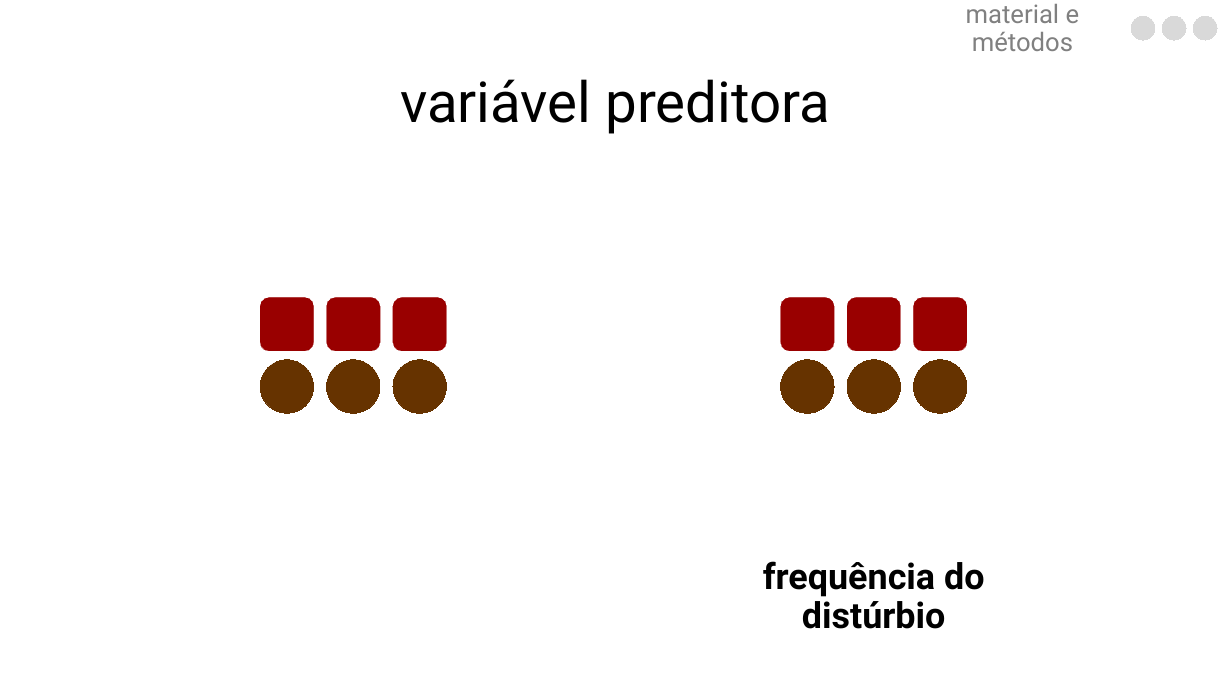
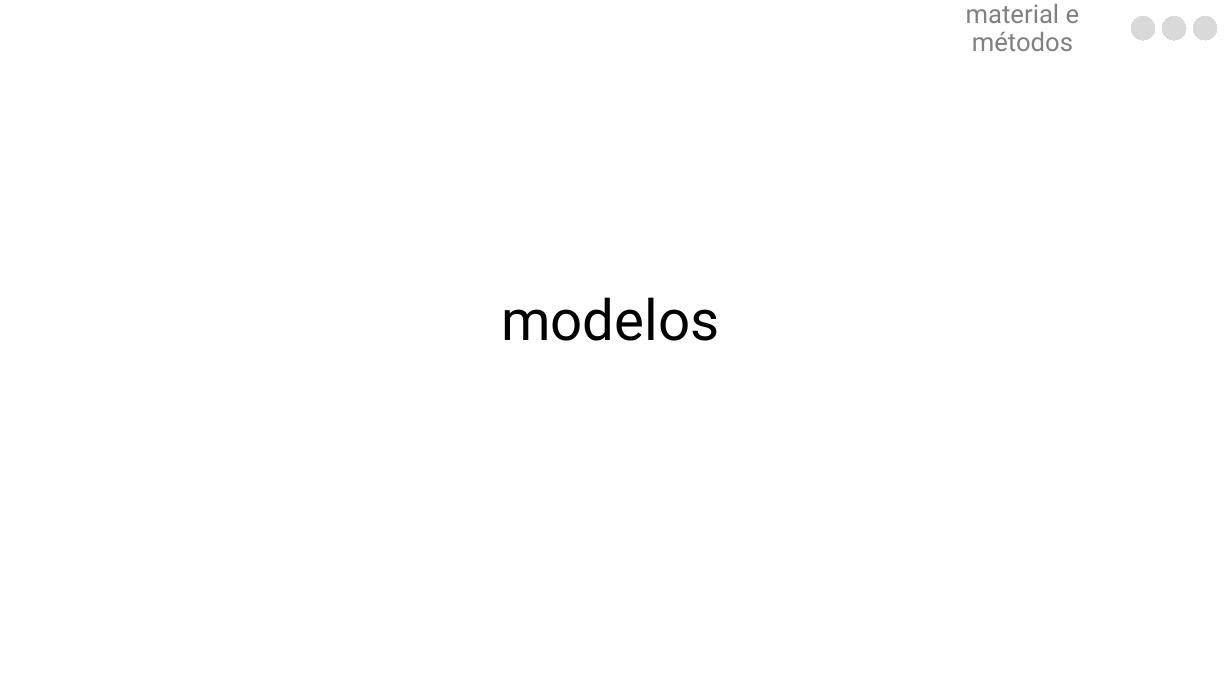
Before and after one commit to luisanovara/dissertacao, a slide deck: slide 100 of DEFESA.pptx (slide 83 before the commit). Drawn at 1232x693 pixels with LibreOffice and Linux fonts; fonts in the diff are those of the drawing. Boxes give left, top, right and bottom in pixels: in the first picture for what was removed or moved away, otherwise in the second. Text is boxed around its words. In the diff, an @@ line names an element or a change of style, - is before the commit and + after.

```diff
--- a/DEFESA.pptx
+++ b/DEFESA.pptx
@@ title removed at <box>400,79,830,134</box> @@
-variável preditora
@@ freeform shape removed at <box>261,298,314,351</box> @@
@@ freeform shape removed at <box>326,298,380,351</box> @@
@@ freeform shape removed at <box>393,298,446,351</box> @@
@@ title added at <box>501,297,719,341</box>, 44 pt, text #000000 @@
+modelos
@@ freeform shape removed at <box>781,298,835,351</box> @@
@@ freeform shape removed at <box>848,298,901,351</box> @@
@@ freeform shape removed at <box>914,298,968,351</box> @@
@@ freeform shape removed at <box>261,360,314,413</box> @@
@@ freeform shape removed at <box>326,360,380,413</box> @@
@@ freeform shape removed at <box>393,360,446,413</box> @@
@@ freeform shape removed at <box>781,360,835,413</box> @@
@@ freeform shape removed at <box>848,360,901,413</box> @@
@@ freeform shape removed at <box>914,360,968,413</box> @@
@@ text removed at <box>763,561,985,629</box> @@
-frequência do distúrbio
```
Also in this commit, not shown: 4 slides added.
